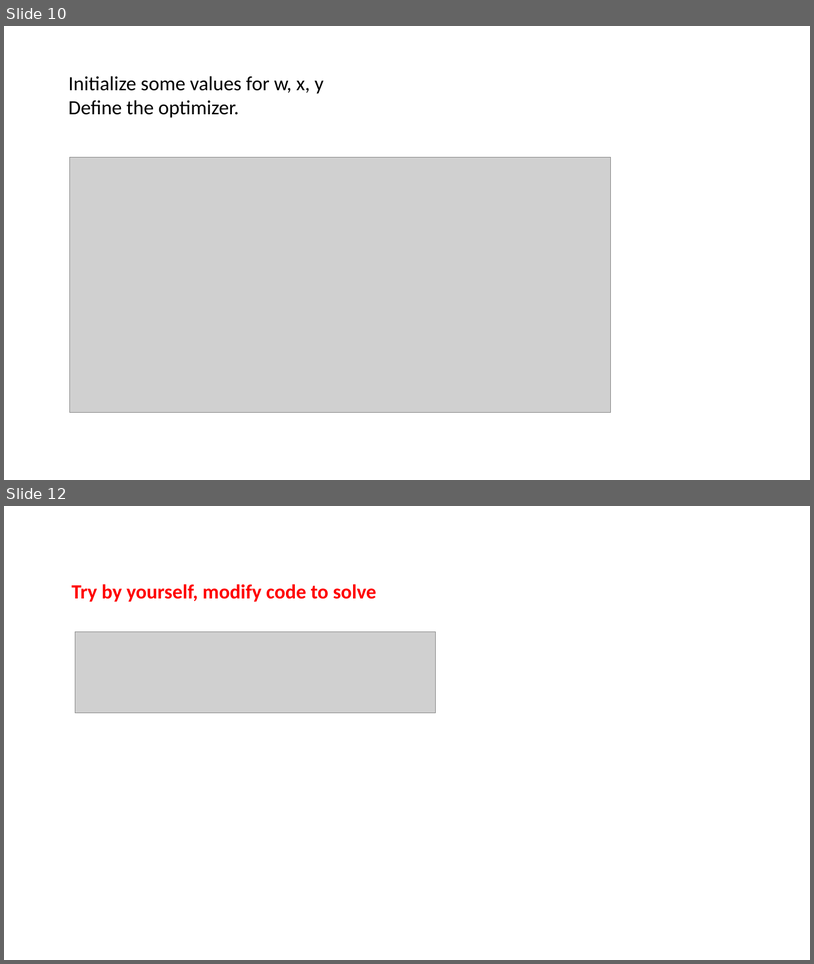
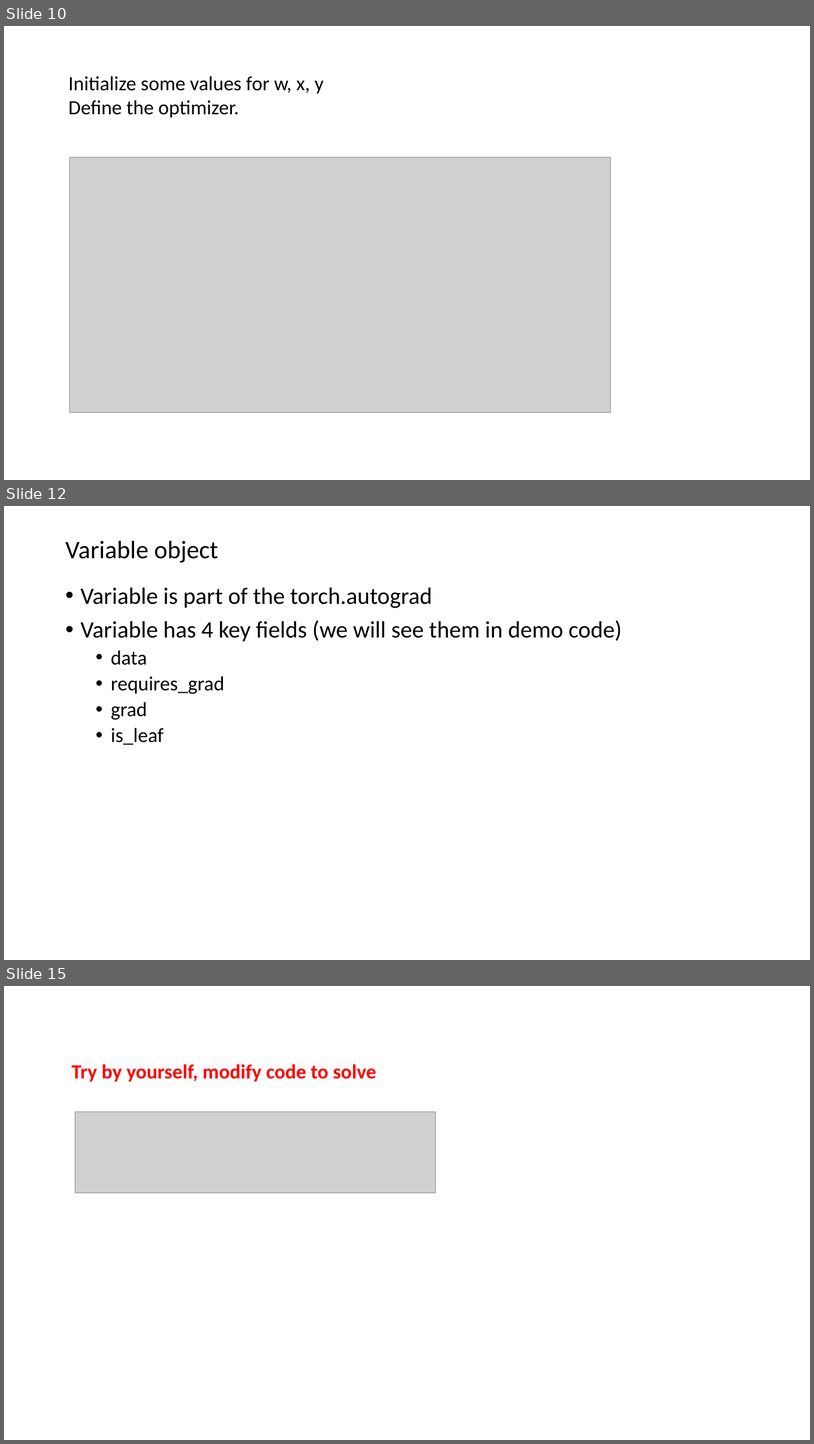
Before and after one commit to datduong/CS269_tutorial, a slide deck: CS269PresentationOwnOptimFunction.pptx. Shown one above the other, each under a label of ours: slides 10 and 12 before the commit, slides 10, 12 and 15 after it; the slides between them are not shown. The pictures are 814x964 and 814x1444 pixels, drawn with LibreOffice and Linux fonts; fonts in the diff are those of the drawing; grey boxes stand for pictures. Boxes give left, top, right and bottom in pixels: in the first picture for what was removed or moved away, otherwise in the second. Text is boxed around its words. In the diff, an @@ line names an element or a change of style, - is before the commit and + after.

```diff
--- a/CS269PresentationOwnOptimFunction.pptx
+++ b/CS269PresentationOwnOptimFunction.pptx
@@ slide 12 added at [4,506,810,960], background #FFFFFF @@
@@ title added at [65,541,218,563], 30 pt, text #000000 @@
+Variable object
@@ text added at [81,587,622,745], 28 pt, text #000000 @@
+• Variable is part of the torch.autograd
+• Variable has 4 key fields (we will see them in demo code)
+  • data
+  • requires_grad
+  • grad
+  • is_leaf
@@ what was slide 12 is now slide 15 @@
```
Also in this commit, not shown: 7 slides changed, 2 other slides added.
